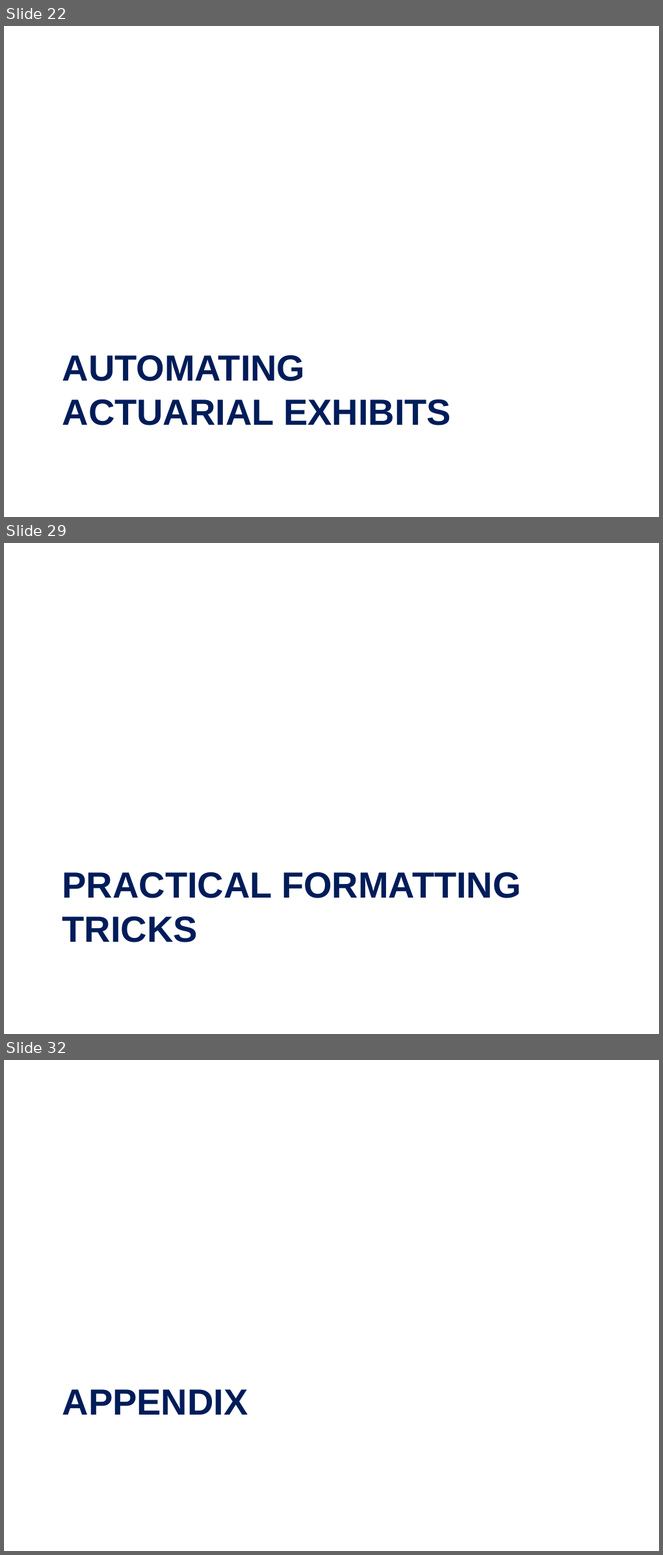
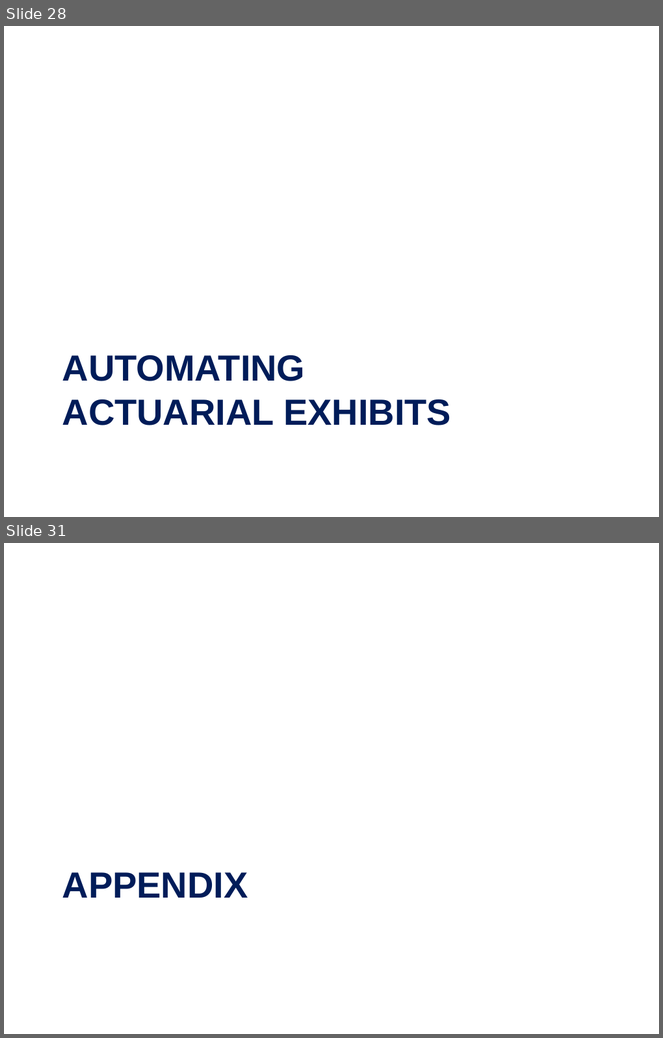
Before and after one commit to jordan-bonner/CAS_Spr23, a slide deck: Presentation Slides/Effective Data Visualization for Actuaries.pptx. Shown one above the other, each under a label of ours: slides 22, 29 and 32 before the commit, slides 28 and 31 after it; the slides between them are not shown. The pictures are 663x1555 and 663x1038 pixels, drawn with LibreOffice and Linux fonts; fonts in the diff are those of the drawing; background and template pictures are left out. Boxes give left, top, right and bottom in pixels: in the first picture for what was removed or moved away, otherwise in the second. Text is boxed around its words. In the diff, an @@ line names an element or a change of style, - is before the commit and + after.

```diff
--- a/Presentation Slides/Effective Data Visualization for Actuaries.pptx
+++ b/Presentation Slides/Effective Data Visualization for Actuaries.pptx
@@ slide 29 removed at [4,543,659,1034], background picture (left out) @@
@@ title removed at [62,873,521,943] @@
-PRACTICAL FORMATTING TRICKS
@@ what was slide 22 is now slide 28 @@
@@ what was slide 32 is now slide 31 @@
```
Also in this commit, not shown: 4 slides changed, 5 slides added, 5 other slides removed, 1 other file.
